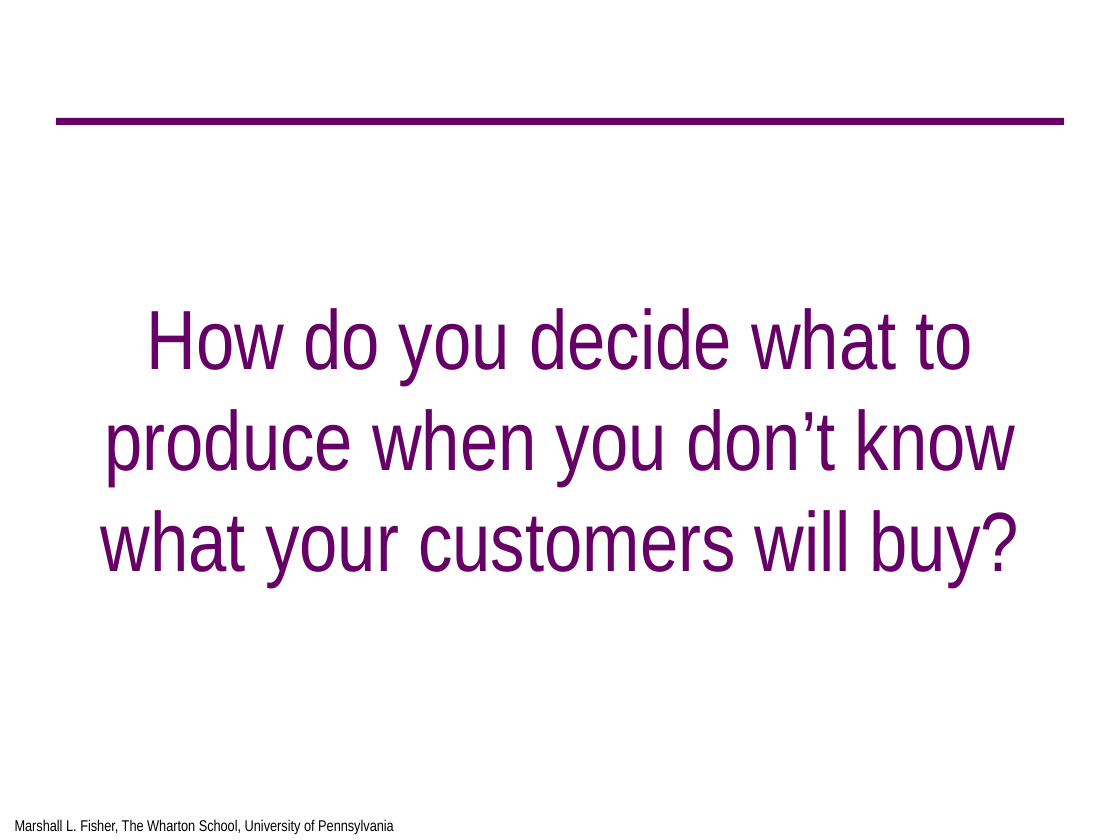
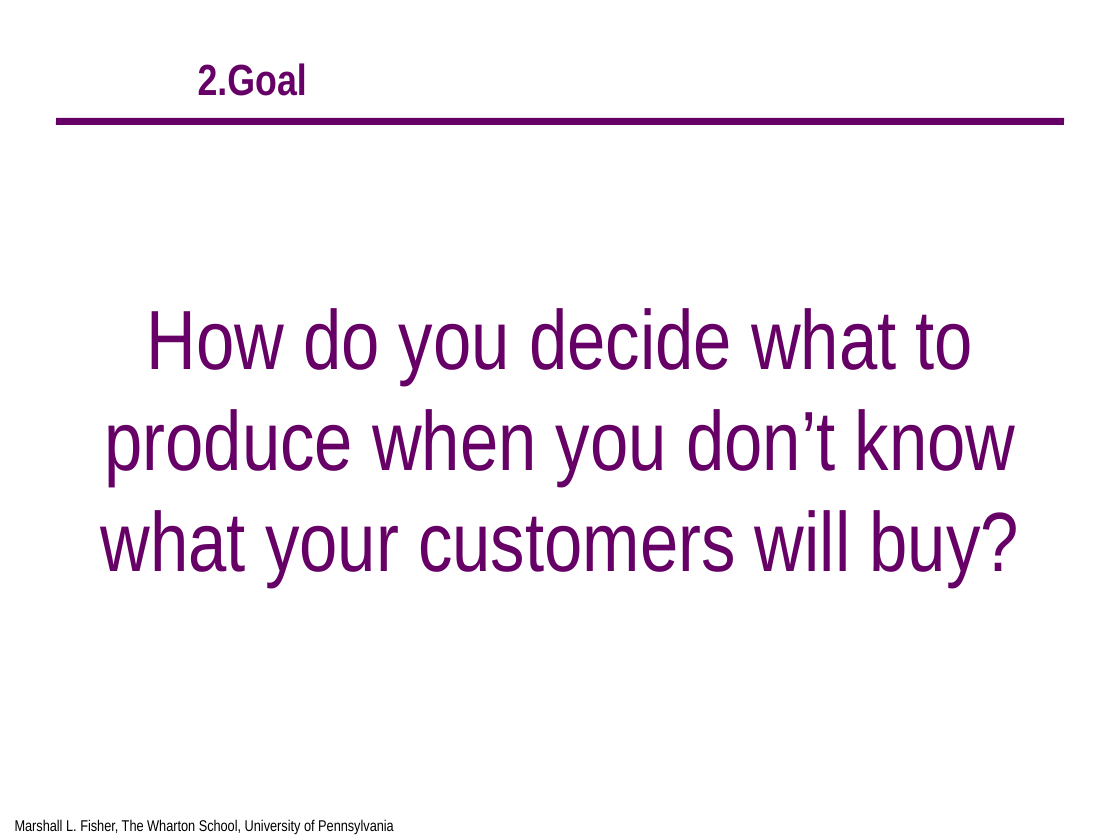
Before and after one commit to 15110132/MachineLearning-15110132_15110044-, a slide deck: slide 4 of Documents/MachineLearning.ppt (slide 3 before the commit). Drawn at 1120x840 pixels with LibreOffice and Linux fonts; fonts in the diff are those of the drawing; background and template pictures are left out. Boxes give left, top, right and bottom in pixels: in the first picture for what was removed or moved away, otherwise in the second. Text is boxed around its words. In the diff, an @@ line names an element or a change of style, - is before the commit and + after.

```diff
--- a/Documents/MachineLearning.ppt
+++ b/Documents/MachineLearning.ppt
@@ text added at (198,63,307,96), 28 pt, text #660066, bold @@
+2.Goal
```
Also in this commit, not shown: 7 other slides changed, 10 slides added.
